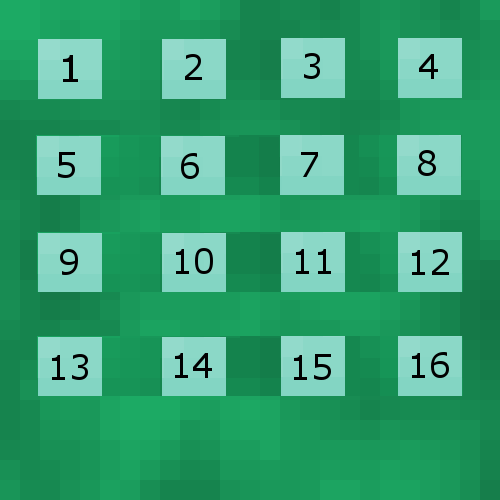
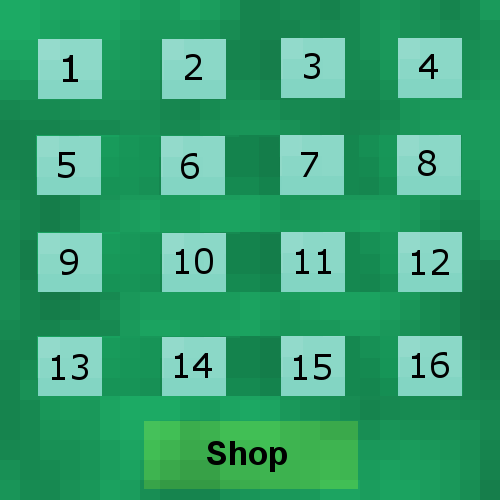
The second 500x500 image is a revision of the first. Changes to its layers:
added layer "Shop" above "slimybg.png" over box(207, 441, 287, 472)
painted on "slimybg.png" over box(144, 421, 358, 489)
